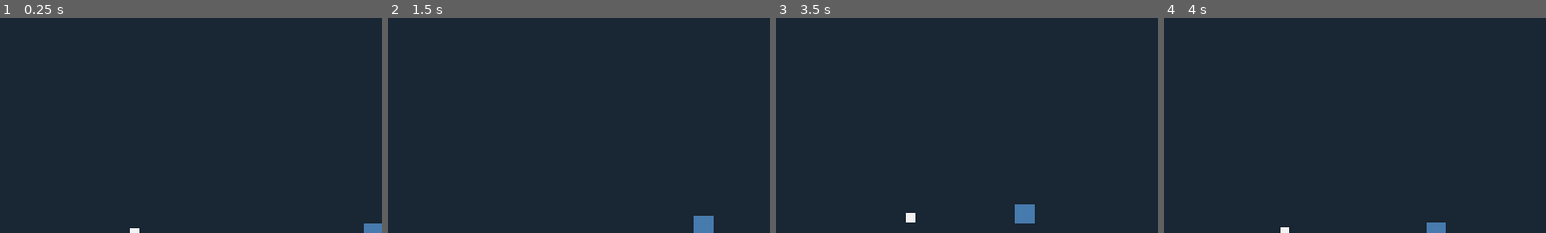
Above: before the commit, frames 1-4 (left to right).
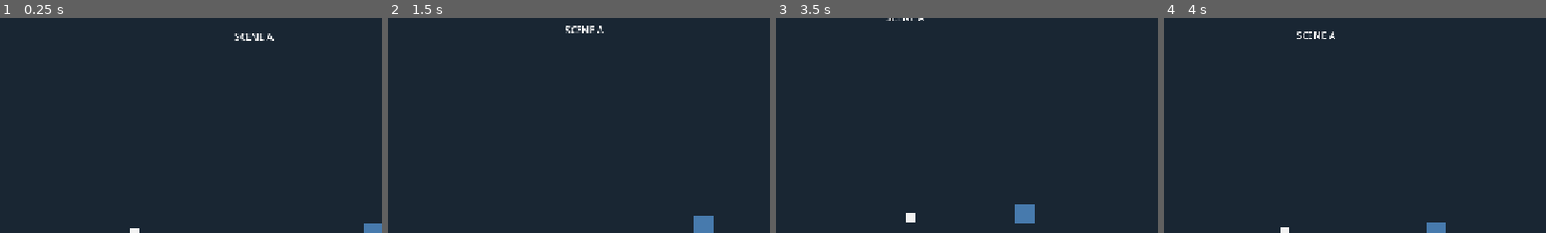
Above: after the commit, the same moments.

Repository: hpadilla16/nalaproject
Game: Godot game, scene res://scenes/main.tscn
Two runs of this game, one before a commit and one after it. Both use one fixed random seed, a clock stepped at 60 frames per second and the inputs below.
Inputs:
- Up to frame 1 (0.25 s): no input
- Up to frame 2 (1.5 s): tap Enter at 0.5 s; hold D (move_right) 0.53-1.28 s; hold Space (dialogue_advance) 0.53-1.28 s; hold S (move_down) from 1.28 s (still down); tap Space (dialogue_advance) at 1.35 s
- Up to frame 3 (3.5 s): release S (move_down) at 2.03 s; hold D (move_right) 2.03-2.78 s; hold Space (dialogue_advance) 2.03-2.78 s; hold W (move_up) from 2.78 s (still down); tap Space (dialogue_advance) at 2.85 s
- Up to frame 4 (4 s): release W (move_up) at 3.53 s; hold A (move_left) from 3.53 s (still down); hold Space (dialogue_advance) from 3.53 s (still down)
The pictures show only the part of the screen within x 32-82%, y 0-50%; the shares and areas given below are measured in that part.

The runs differ from the first frame. In frame 1, 0.2% of the frame differs, in the area x 61-72%, y 7-11%; in frame 2, 0.2%, in the area x 46-57%, y 3-8%; in frame 3, less than 0.1%; in frame 4, 0.2%.

Commit message:
M1 coding landed: dialogue runner, ledger HUD wiring, debug rig

Diff:
--- a/godot/project.godot
+++ b/godot/project.godot
@@ -82,22 +82,22 @@
 }
 debug_drain_mortality={
 "deadzone": 0.5,
-"events": [Object(InputEventKey,"resource_local_to_scene":fa …(144 unchanged characters)… alse,"keycode":0,"physical_keycode":4194400,"key_label":0,"unicode":0,"location":0,"echo":false,"script":null)
+"events": [Object(InputEventKey,"resource_local_to_scene":fa …(144 unchanged characters)… alse,"keycode":0,"physical_keycode":4194332,"key_label":0,"unicode":0,"location":0,"echo":false,"script":null)
 ]
 }
 debug_add_sin={
 "deadzone": 0.5,
-"events": [Object(InputEventKey,"resource_local_to_scene":fa …(144 unchanged characters)… alse,"keycode":0,"physical_keycode":4194401,"key_label":0,"unicode":0,"location":0,"echo":false,"script":null)
+"events": [Object(InputEventKey,"resource_local_to_scene":fa …(144 unchanged characters)… alse,"keycode":0,"physical_keycode":4194333,"key_label":0,"unicode":0,"location":0,"echo":false,"script":null)
 ]
 }
 debug_add_redemption={
 "deadzone": 0.5,
-"events": [Object(InputEventKey,"resource_local_to_scene":fa …(144 unchanged characters)… alse,"keycode":0,"physical_keycode":4194402,"key_label":0,"unicode":0,"location":0,"echo":false,"script":null)
+"events": [Object(InputEventKey,"resource_local_to_scene":fa …(144 unchanged characters)… alse,"keycode":0,"physical_keycode":4194334,"key_label":0,"unicode":0,"location":0,"echo":false,"script":null)
 ]
 }
 debug_play_dialogue={
 "deadzone": 0.5,
-"events": [Object(InputEventKey,"resource_local_to_scene":fa …(144 unchanged characters)… alse,"keycode":0,"physical_keycode":4194403,"key_label":0,"unicode":0,"location":0,"echo":false,"script":null)
+"events": [Object(InputEventKey,"resource_local_to_scene":fa …(144 unchanged characters)… alse,"keycode":0,"physical_keycode":4194335,"key_label":0,"unicode":0,"location":0,"echo":false,"script":null)
 ]
 }
 
--- a/godot/scenes/test/scene_a.tscn
+++ b/godot/scenes/test/scene_a.tscn
@@ -13,9 +13,13 @@
 color = Color(0.1, 0.15, 0.2, 1)
 polygon = PackedVector2Array(-640, -360, 640, -360, 640, 360, -640, 360)
 
-[node name="Label" type="Label2D" parent="."]
-position = Vector2(0, -300)
+[node name="Label" type="Label" parent="."]
+offset_left = -40
+offset_top = -340
+offset_right = 40
+offset_bottom = -300
 text = "SCENE A"
+horizontal_alignment = 1
 
 [node name="PlayerSpawn" type="Marker2D" parent="."]
 position = Vector2(-200, 0)
--- a/godot/scenes/test/scene_b.tscn
+++ b/godot/scenes/test/scene_b.tscn
@@ -9,9 +9,13 @@
 color = Color(0.2, 0.1, 0.1, 1)
 polygon = PackedVector2Array(-640, -360, 640, -360, 640, 360, -640, 360)
 
-[node name="Label" type="Label2D" parent="."]
-position = Vector2(0, -300)
+[node name="Label" type="Label" parent="."]
+offset_left = -40
+offset_top = -340
+offset_right = 40
+offset_bottom = -300
 text = "SCENE B"
+horizontal_alignment = 1
 
 [node name="PlayerSpawn" type="Marker2D" parent="."]
 position = Vector2(200, 0)
--- a/godot/scripts/ui/debug_hud.gd
+++ b/godot/scripts/ui/debug_hud.gd
@@ -67,11 +67,11 @@
 	LedgerState.redemption_recorded.connect(_on_redemption_recorded)
 
 
-func _on_mortality_changed(new_value: float, delta: float) -> void:
+func _on_mortality_changed(_new_value: float, _delta: float) -> void:
 	_update_mortality()
 
 
-func _on_mortality_low(value: float) -> void:
+func _on_mortality_low(_value: float) -> void:
 	_mortality_label.add_theme_color_override("font_color", Color.YELLOW)
 
 
@@ -79,13 +79,13 @@
 	_mortality_label.add_theme_color_override("font_color", Color.RED)
 
 
-func _on_sin_recorded(event: LedgerEvent) -> void:
+func _on_sin_recorded(_event: LedgerEvent) -> void:
 	_sin_flash = true
 	_flash_timer = 0.3
 	_update_ledger()
 
 
-func _on_redemption_recorded(event: LedgerEvent) -> void:
+func _on_redemption_recorded(_event: LedgerEvent) -> void:
 	_redemption_flash = true
 	_flash_timer = 0.3
 	_update_ledger()
Not shown, added: godot/scripts/systems/dialogue/dialogue_line.gd.uid
Not shown, added: godot/scripts/systems/dialogue/dialogue_resource.gd.uid
Not shown, added: godot/scripts/systems/dialogue/dialogue_runner.gd.uid
Not shown, added: godot/scripts/test/scene_a_debug.gd.uid
Not shown, added: godot/scripts/ui/debug_hud.gd.uid
